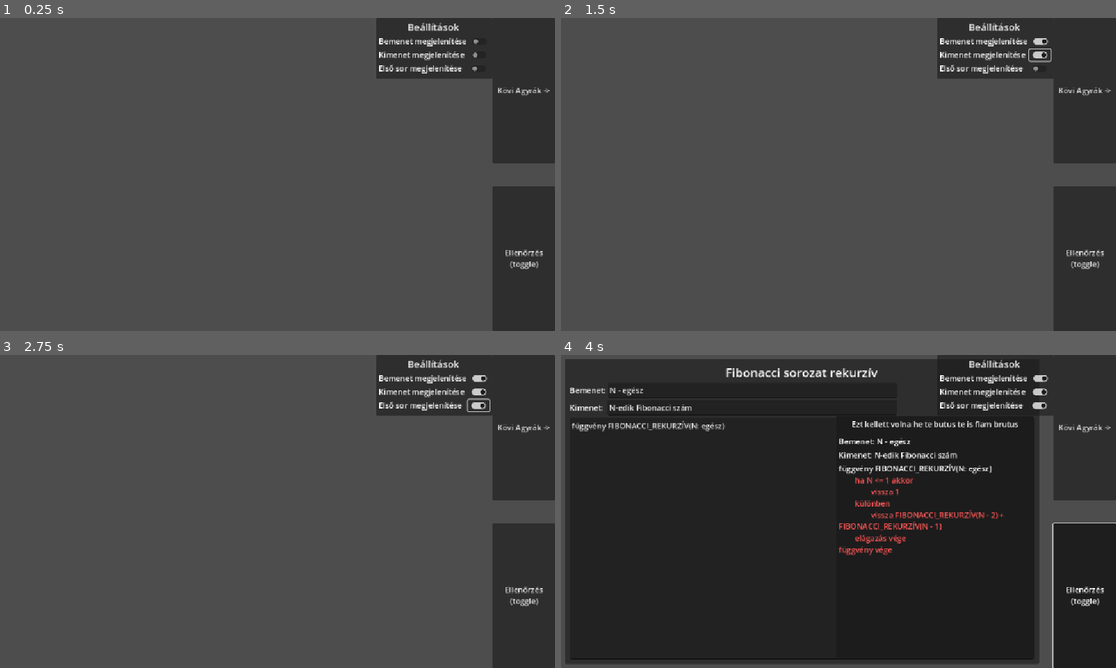
Above: before the commit, frames 1-4 (two rows, left to right).
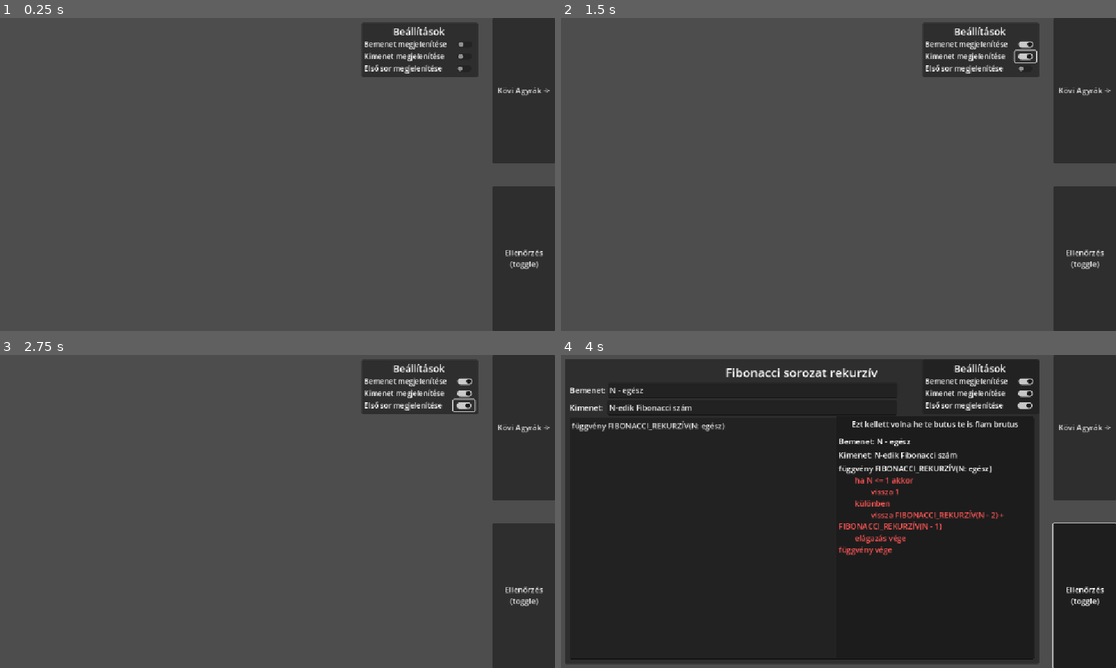
Above: after the commit, the same moments.

Repository: balyy/PszeudoGeci
Game: Godot game, scene res://core/main.tscn
Same seed, same stepped clock (60 frames per second), same inputs: the game is played once before the commit and once after it.
Inputs (mouse positions are in pixels of both pictures, inside the frame that each line leads up to; where the layout moved, square brackets give the same spot in the first picture):
- Up to frame 1 (0.25 s): no input
- Up to frame 2 (1.5 s): click (1027, 43) [1038, 39] at 0.5 s; click (1027, 55) [1038, 55] at 1.25 s
- Up to frame 3 (2.75 s): click (466, 405) [477, 405] at 2 s
- Up to frame 4 (4 s): click "Kövi Agyrák ->" at 2.75 s; click "Ellenőrzés (toggle)" at 3.5 s

The runs differ from the first frame. In frame 1, 2.3% of the frame differs, in the area x 65-89%, y 0-20%; in frame 2, 2.4%; in frame 3, 2.4%; in frame 4, 2.0%.

Commit message:
v1.1
Refactored settings toggling logic into dedicated methods in settings.gd and emit a new settings_changed signal on change. Updated quiz.gd to react to settings changes and simplified settings_control.gd toggle handlers. Adjusted UI layout and labels in settings_control.tscn, fixed a typo in a pseudo code resource, updated export and project configuration, and renamed the Windows export binary.

Diff:
--- a/PszeudoGeci/pszeudogeci/core/control/quiz.gd
+++ b/PszeudoGeci/pszeudogeci/core/control/quiz.gd
@@ -6,6 +6,7 @@
 	%NameLabel.text = pseudo.name
 	apply_settings()
 	Signalbus.check.connect(show_solution)
+	Signalbus.settings_changed.connect(apply_settings)
 
 func apply_settings():
 	if Settings.show_input:
@@ -15,15 +16,13 @@
 	if Settings.show_first_line:
 		%LinesTextEdit.text = pseudo.lines[0]
 
-# Segédfüggvény a szöveg tisztítására (tedd a fájl végére vagy elejére)
+
 func get_clean_string(text: String) -> String:
 	var clean = text.to_lower()
-	# Minden szóközt, tabot és speciális karaktert kiszedünk
 	clean = clean.replace(" ", "").replace("\t", "").replace("\r", "").replace("\n", "")
 	return clean
 
 func show_solution():
-	# 1. Töröljük a megoldás dobozt
 	%ScriptSolution.clear()
 
 	%InputSolution.clear()
@@ -38,18 +37,14 @@
 	else:
 		%OutputSolution.text = "Kimenet: " + pseudo.output
 
-	# 3. Végigmegyünk a sorokon
 	for i in range(pseudo.lines.size()):
 		var raw_line = pseudo.lines[i].c_unescape()
 
-		# A felhasználó sora (ha létezik)
 		var user_line = ""
 		if i < %LinesTextEdit.get_line_count():
 			user_line = %LinesTextEdit.get_line(i)
 
-		# --- DEBUGGER ---
-		# Ha pirosnak jelzi, nézd meg a Godot alsó "Output" fülét!
-		# Ott látni fogod, pontosan mi a különbség a gép szerint.
+
 		var clean_user = get_clean_string(user_line)
 		var clean_correct = get_clean_string(raw_line)
 
@@ -58,50 +53,13 @@
 			print("Te írtad (nyers): '" + user_line + "'")
 			print("Te írtad (clean): '" + clean_user + "'")
 			print("Helyes (clean):   '" + clean_correct + "'")
-		# ----------------
 
-		# A megjelenítéshez "hatástalanítjuk" a BBCode-ot (zárójelek cseréje)
 		var safe_text = raw_line.replace("[", "[lb]")
 
-		# Összehasonlítás a "csontváz" (clean) szövegekkel
+
 		if clean_user == clean_correct:
-			# HA EGYEZIK: Fehér
 			%ScriptSolution.append_text(safe_text + "\n")
 		else:
-			# HA NEM EGYEZIK: Piros
 			%ScriptSolution.append_text("[color=#FF5555]" + safe_text + "[/color]\n")
 
-	# Megjelenítés kapcsolása
 	%SolutionContainer.visible = !%SolutionContainer.visible
-
-#func show_solution():
-	#%InputSolution.clear()
-	#if %InputLineEdit.text != pseudo.input:
-		#%InputSolution.append_text("[color=#FF5555]Bemenet: " + pseudo.input + "[/color]")
-	#else:
-		#%InputSolution.text = "Bemenet: " + pseudo.input
-	#
-	#%OutputSolution.clear()
-	#if %OutputLineEdit.text != pseudo.output:
-		#%OutputSolution.append_text("[color=#FF5555]Kimenet: " + pseudo.output + "[/color]")
-	#else:
-		#%OutputSolution.text = "Kimenet: " + pseudo.output
-	#
-	#%ScriptSolution.clear()
-	#for i in range(pseudo.lines.size()):
-		#var text_line = pseudo.lines[i].c_unescape().replace("[", "[lb]")
-		#if get_clean_string(%LinesTextEdit.get_line(i).strip_edges()) != get_clean_string(pseudo.lines[i].strip_edges()):
-			#%ScriptSolution.append_text("[color=#FF5555]" + text_line + "[/color]\n")
-		#else:
-			#%ScriptSolution.append_text(text_line + "\n")
-	#
-	#if %SolutionContainer.visible == false:
-		#%SolutionContainer.visible = true
-	#else:
-		#%SolutionContainer.visible = false
-
-
-#func get_clean_string(text: String) -> String:
-	#var clean = text.to_lower()
-	#clean = clean.replace(" ", "").replace("\t", "")
-	#return clean
--- a/PszeudoGeci/pszeudogeci/core/control/settings_control.gd
+++ b/PszeudoGeci/pszeudogeci/core/control/settings_control.gd
@@ -6,24 +6,15 @@
 
 
 func _on_show_input_check_button_toggled(toggled_on: bool) -> void:
-	if toggled_on:
-		Settings.show_input = true
-	else:
-		Settings.show_input = false
+	Settings.toggle_show_input(toggled_on)
 
 
 func _on_show_output_check_button_toggled(toggled_on: bool) -> void:
-	if toggled_on:
-		Settings.show_output = true
-	else:
-		Settings.show_output = false
+	Settings.toggle_show_output(toggled_on)
 
 
 func _on_show_first_line_check_button_toggled(toggled_on: bool) -> void:
-	if toggled_on:
-		Settings.show_first_line = true
-	else:
-		Settings.show_first_line = false
+	Settings.toggle_show_first_line(toggled_on)
 
 
 func _on_show_settings_button_pressed() -> void:
--- a/PszeudoGeci/pszeudogeci/core/control/settings_control.tscn
+++ b/PszeudoGeci/pszeudogeci/core/control/settings_control.tscn
@@ -21,10 +21,10 @@
 anchor_top = 0.5
 anchor_right = 0.5
 anchor_bottom = 0.5
-offset_left = -120.5
-offset_top = -62.5
-offset_right = 120.5
-offset_bottom = 62.5
+offset_left = -120.0
+offset_top = -62.0
+offset_right = 121.0
+offset_bottom = 51.0
 grow_horizontal = 2
 grow_vertical = 2
 
@@ -37,6 +37,7 @@
 
 [node name="VBoxContainer" type="VBoxContainer" parent="SettingsPanelContainer/MarginContainer"]
 layout_mode = 2
+theme_override_constants/separation = 1
 
 [node name="HBoxContainer" type="HBoxContainer" parent="SettingsPanelContainer/MarginContainer/VBoxContainer"]
 layout_mode = 2
@@ -68,7 +69,8 @@
 
 [node name="Label" type="Label" parent="SettingsPanelContainer/MarginContainer/VBoxContainer/HBoxContainer2"]
 layout_mode = 2
-text = "Bemenet megjelenítése"
+theme_override_font_sizes/font_size = 15
+text = "Bemenet megjelenítése   "
 
 [node name="ShowInputCheckButton" type="CheckButton" parent="SettingsPanelContainer/MarginContainer/VBoxContainer/HBoxContainer2"]
 layout_mode = 2
@@ -78,7 +80,8 @@
 
 [node name="Label" type="Label" parent="SettingsPanelContainer/MarginContainer/VBoxContainer/HBoxContainer3"]
 layout_mode = 2
-text = "Kimenet megjelenítése "
+theme_override_font_sizes/font_size = 15
+text = "Kimenet megjelenítése    "
 
 [node name="ShowOutputCheckButton" type="CheckButton" parent="SettingsPanelContainer/MarginContainer/VBoxContainer/HBoxContainer3"]
 layout_mode = 2
@@ -88,7 +91,8 @@
 
 [node name="Label" type="Label" parent="SettingsPanelContainer/MarginContainer/VBoxContainer/HBoxContainer4"]
 layout_mode = 2
-text = "Első sor megjelenítése  "
+theme_override_font_sizes/font_size = 15
+text = "Első sor megjelenítése     "
 
 [node name="ShowFirstLineCheckButton" type="CheckButton" parent="SettingsPanelContainer/MarginContainer/VBoxContainer/HBoxContainer4"]
 layout_mode = 2
--- a/PszeudoGeci/pszeudogeci/core/main.tscn
+++ b/PszeudoGeci/pszeudogeci/core/main.tscn
@@ -46,7 +46,7 @@
 
 [node name="Settings" parent="Control" instance=ExtResource("4_csopv")]
 layout_mode = 1
-offset_left = 325.0
-offset_top = -262.0
-offset_right = 325.0
-offset_bottom = -262.0
+offset_left = 295.0
+offset_top = -253.0
+offset_right = 295.0
+offset_bottom = -253.0
--- a/PszeudoGeci/pszeudogeci/core/pseudo/pseudo_list/kivalogatas_eredeti_tombben_eredeti_elemek_megtartasaval.tres
+++ b/PszeudoGeci/pszeudogeci/core/pseudo/pseudo_list/kivalogatas_eredeti_tombben_eredeti_elemek_megtartasaval.tres
@@ -7,5 +7,5 @@
 name = "Kiválogatás (eredeti tömbben, eredeti elemek megtartásával)"
 input = "x - T tömb, n - egész (tömb mérete), P - logikai"
 output = "x - T tömb, db - egész"
-lines = Array[String](["függvény KIVÁLOGATÁS(x: T tömb, n: egész, P: logikai)", "\\tdb <- 0", "\\tciklus i <- 1-től n-ig", "\\t\\tha P(x[i]) akkor", "\\t\\t\\tdb <- db + 1", "\\t\\t\\tx[db] <-> x[i]", "\\t\\telágazás vége", "\\tciklus cége", "\\tvissza db", "függvény vége"])
+lines = Array[String](["függvény KIVÁLOGATÁS(x: T tömb, n: egész, P: logikai)", "\\tdb <- 0", "\\tciklus i <- 1-től n-ig", "\\t\\tha P(x[i]) akkor", "\\t\\t\\tdb <- db + 1", "\\t\\t\\tx[db] <-> x[i]", "\\t\\telágazás vége", "\\tciklus vége", "\\tvissza db", "függvény vége"])
 metadata/_custom_type_script = "uid://bilbv0dlql50b"
--- a/PszeudoGeci/pszeudogeci/core/settings.gd
+++ b/PszeudoGeci/pszeudogeci/core/settings.gd
@@ -1,5 +1,18 @@
 extends Node
 
 var show_input: bool = false
+func toggle_show_input(toggled_on: bool) -> void:
+	show_input = toggled_on
+	Signalbus.settings_changed.emit()
+
+
 var show_output: bool = false
+func toggle_show_output(toggled_on: bool) -> void:
+	show_output = toggled_on
+	Signalbus.settings_changed.emit()
+
+
 var show_first_line: bool = false
+func toggle_show_first_line(toggled_on: bool) -> void:
+	show_first_line = toggled_on
+	Signalbus.settings_changed.emit()
--- a/PszeudoGeci/pszeudogeci/core/signalbus.gd
+++ b/PszeudoGeci/pszeudogeci/core/signalbus.gd
@@ -2,3 +2,4 @@
 
 signal new_quiz
 signal check
+signal settings_changed
--- a/PszeudoGeci/pszeudogeci/project.godot
+++ b/PszeudoGeci/pszeudogeci/project.godot
@@ -12,7 +12,7 @@
 
 config/name="PszeudoGeci"
 config/description="Készítette: Virágh Balázs"
-config/version="1.0"
+config/version="1.1"
 run/main_scene="uid://c42fswfeblhjp"
 config/features=PackedStringArray("4.4", "GL Compatibility")
 boot_splash/image="uid://bpxjis8gwqbjg"
@@ -38,3 +38,4 @@
 
 renderer/rendering_method="gl_compatibility"
 renderer/rendering_method.mobile="gl_compatibility"
+textures/vram_compression/import_etc2_astc=true
Not shown, changed: PszeudoGeci/pszeudogeci/export_presets.cfg
Not shown, changed: PszeudoGeci.exe
Not shown, added: PszeudoGeci64.exe
